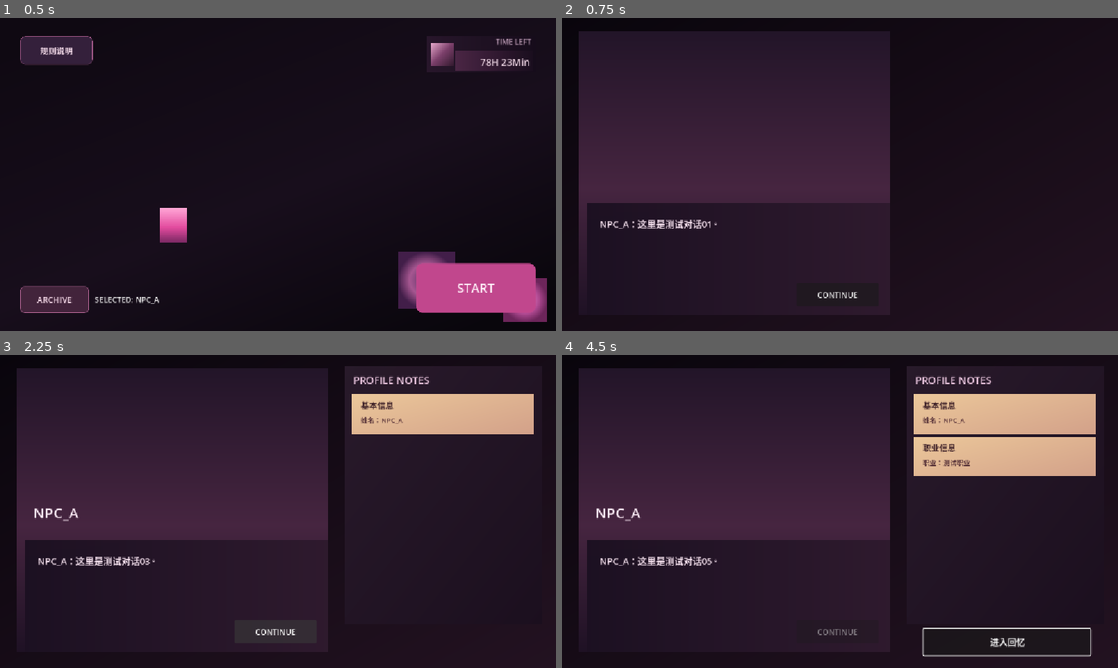
Above: before the commit, frames 1-4 (two rows, left to right).
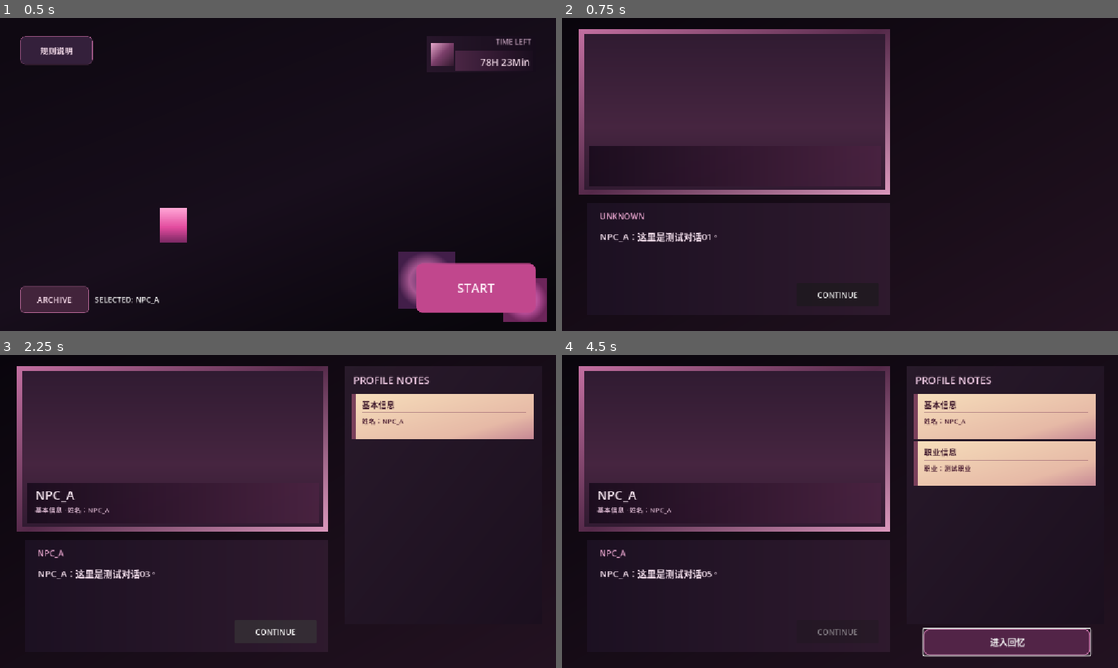
Above: after the commit, the same moments.

Repository: Zhao-hongyi88/Pink_Main_Game
Game: Godot game, scene res://scenes/main/main_menu.tscn
Two runs of this game, one before a commit and one after it. Both use one fixed random seed, a clock stepped at 60 frames per second and the inputs below.
Inputs (mouse positions are in pixels of both pictures, inside the frame that each line leads up to):
- Up to frame 1 (0.5 s): no input
- Up to frame 2 (0.75 s): click "START" at 0.5 s
- Up to frame 3 (2.25 s): click "CONTINUE" at 1.25 s; click "CONTINUE" at 2 s
- Up to frame 4 (4.5 s): click "CONTINUE" at 2.75 s; tap Enter at 3.5 s; move the mouse to (962, 495) at 3.52 s; click (962, 495) at 3.67 s; tap Space at 4.25 s; move the mouse to (728, 527) at 4.27 s; click (728, 527) at 4.42 s

Frame 1 is identical in both runs. In frame 2, 7.1% of the frame differs, in the area x 3-59%, y 3-82%; in frame 3, 11%; in frame 4, 18%, in the area x 3-96%, y 3-97%.

Commit message:
feat(npc): improve npc base interface ui

Diff:
--- a/scenes/npc/npc_base.tscn
+++ b/scenes/npc/npc_base.tscn
@@ -24,6 +24,28 @@
 fill_from = Vector2(0.5, 0)
 fill_to = Vector2(0.5, 1)
 
+[sub_resource type="Gradient" id="Gradient_portrait_frame"]
+offsets = PackedFloat32Array(0, 0.5, 1)
+colors = PackedColorArray(0.776471, 0.443137, 0.639216, 1, 0.329412, 0.160784, 0.286275, 1, 0.87451, 0.607843, 0.752941, 1)
+
+[sub_resource type="GradientTexture2D" id="Texture_portrait_frame"]
+gradient = SubResource("Gradient_portrait_frame")
+width = 640
+height = 360
+fill_from = Vector2(0, 0)
+fill_to = Vector2(1, 1)
+
+[sub_resource type="Gradient" id="Gradient_identity"]
+offsets = PackedFloat32Array(0, 1)
+colors = PackedColorArray(0.101961, 0.0470588, 0.113725, 0.94, 0.286275, 0.133333, 0.25098, 0.94)
+
+[sub_resource type="GradientTexture2D" id="Texture_identity"]
+gradient = SubResource("Gradient_identity")
+width = 560
+height = 100
+fill_from = Vector2(0, 0.5)
+fill_to = Vector2(1, 0.5)
+
 [sub_resource type="Gradient" id="Gradient_dialogue"]
 offsets = PackedFloat32Array(0, 1)
 colors = PackedColorArray(0.105882, 0.0627451, 0.129412, 0.98, 0.184314, 0.101961, 0.180392, 0.98)
@@ -46,6 +68,54 @@
 fill_from = Vector2(0, 0)
 fill_to = Vector2(1, 1)
 
+[sub_resource type="StyleBoxFlat" id="StyleBox_memory_normal"]
+bg_color = Color(0.329412, 0.145098, 0.286275, 0.96)
+border_width_left = 2
+border_width_top = 2
+border_width_right = 2
+border_width_bottom = 2
+border_color = Color(0.815686, 0.478431, 0.694118, 0.9)
+corner_radius_top_left = 12
+corner_radius_top_right = 12
+corner_radius_bottom_right = 12
+corner_radius_bottom_left = 12
+
+[sub_resource type="StyleBoxFlat" id="StyleBox_memory_hover"]
+bg_color = Color(0.517647, 0.235294, 0.427451, 1)
+border_width_left = 2
+border_width_top = 2
+border_width_right = 2
+border_width_bottom = 2
+border_color = Color(1, 0.701961, 0.85098, 1)
+corner_radius_top_left = 12
+corner_radius_top_right = 12
+corner_radius_bottom_right = 12
+corner_radius_bottom_left = 12
+
+[sub_resource type="StyleBoxFlat" id="StyleBox_memory_pressed"]
+bg_color = Color(0.223529, 0.0862745, 0.188235, 1)
+border_width_left = 2
+border_width_top = 2
+border_width_right = 2
+border_width_bottom = 2
+border_color = Color(0.901961, 0.505882, 0.733333, 1)
+corner_radius_top_left = 12
+corner_radius_top_right = 12
+corner_radius_bottom_right = 12
+corner_radius_bottom_left = 12
+
+[sub_resource type="StyleBoxFlat" id="StyleBox_memory_disabled"]
+bg_color = Color(0.160784, 0.12549, 0.160784, 0.75)
+border_width_left = 1
+border_width_top = 1
+border_width_right = 1
+border_width_bottom = 1
+border_color = Color(0.4, 0.337255, 0.396078, 0.65)
+corner_radius_top_left = 12
+corner_radius_top_right = 12
+corner_radius_bottom_right = 12
+corner_radius_bottom_left = 12
+
 [node name="NPCBase" type="Control"]
 layout_mode = 3
 anchors_preset = 15
@@ -67,13 +137,37 @@
 stretch_mode = 6
 mouse_filter = 2
 
-[node name="CharacterArea" type="TextureRect" parent="."]
-unique_name_in_owner = true
+[node name="CharacterDisplay" type="Control" parent="."]
 layout_mode = 1
 anchor_left = 0.03
-anchor_top = 0.04
+anchor_top = 0.035
 anchor_right = 0.59
-anchor_bottom = 0.95
+anchor_bottom = 0.565
+grow_horizontal = 2
+grow_vertical = 2
+
+[node name="PortraitFrame" type="TextureRect" parent="CharacterDisplay"]
+layout_mode = 1
+anchors_preset = 15
+anchor_right = 1.0
+anchor_bottom = 1.0
+grow_horizontal = 2
+grow_vertical = 2
+texture = SubResource("Texture_portrait_frame")
+expand_mode = 1
+stretch_mode = 6
+mouse_filter = 2
+
+[node name="CharacterArea" type="TextureRect" parent="CharacterDisplay"]
+unique_name_in_owner = true
+layout_mode = 1
+anchors_preset = 15
+anchor_right = 1.0
+anchor_bottom = 1.0
+offset_left = 10.0
+offset_top = 10.0
+offset_right = -10.0
+offset_bottom = -10.0
 grow_horizontal = 2
 grow_vertical = 2
 texture = SubResource("Texture_character")
@@ -81,19 +175,63 @@
 stretch_mode = 6
 mouse_filter = 2
 
-[node name="NPCName" type="Label" parent="."]
+[node name="InfoPanel" type="Control" parent="CharacterDisplay"]
+layout_mode = 1
+anchors_preset = 12
+anchor_top = 1.0
+anchor_right = 1.0
+anchor_bottom = 1.0
+offset_left = 20.0
+offset_top = -102.0
+offset_right = -20.0
+offset_bottom = -18.0
+grow_horizontal = 2
+grow_vertical = 0
+
+[node name="InfoBackground" type="TextureRect" parent="CharacterDisplay/InfoPanel"]
+layout_mode = 1
+anchors_preset = 15
+anchor_right = 1.0
+anchor_bottom = 1.0
+grow_horizontal = 2
+grow_vertical = 2
+texture = SubResource("Texture_identity")
+expand_mode = 1
+stretch_mode = 6
+mouse_filter = 2
+
+[node name="NPCName" type="Label" parent="CharacterDisplay/InfoPanel"]
 unique_name_in_owner = true
 visible = false
 layout_mode = 1
-anchor_left = 0.06
-anchor_top = 0.47
-anchor_right = 0.54
-anchor_bottom = 0.56
-grow_horizontal = 2
-grow_vertical = 2
+anchors_preset = 10
+anchor_right = 1.0
+offset_left = 18.0
+offset_top = 8.0
+offset_right = -18.0
+offset_bottom = 44.0
+grow_horizontal = 2
 theme_override_colors/font_color = Color(0.980392, 0.917647, 0.956863, 1)
-theme_override_font_sizes/font_size = 30
+theme_override_font_sizes/font_size = 26
 text = "NPC"
+
+[node name="IdentityLabel" type="Label" parent="CharacterDisplay/InfoPanel"]
+unique_name_in_owner = true
+visible = false
+layout_mode = 1
+anchors_preset = 15
+anchor_right = 1.0
+anchor_bottom = 1.0
+offset_left = 18.0
+offset_top = 45.0
+offset_right = -18.0
+offset_bottom = -8.0
+grow_horizontal = 2
+grow_vertical = 2
+theme_override_colors/font_color = Color(0.819608, 0.686275, 0.780392, 1)
+theme_override_font_sizes/font_size = 14
+text = "IDENTITY LOCKED"
+autowrap_mode = 2
 
 [node name="DialoguePanel" type="Control" parent="."]
 unique_name_in_owner = true
@@ -117,16 +255,36 @@
 stretch_mode = 6
 mouse_filter = 2
 
-[node name="DialogueText" type="Label" parent="DialoguePanel"]
-unique_name_in_owner = true
+[node name="DialogueBox" type="Control" parent="DialoguePanel"]
 layout_mode = 1
 anchors_preset = 15
 anchor_right = 1.0
 anchor_bottom = 1.0
 offset_left = 26.0
-offset_top = 24.0
+offset_top = 16.0
 offset_right = -26.0
-offset_bottom = -82.0
+offset_bottom = -76.0
+grow_horizontal = 2
+grow_vertical = 2
+
+[node name="SpeakerName" type="Label" parent="DialoguePanel/DialogueBox"]
+unique_name_in_owner = true
+layout_mode = 1
+anchors_preset = 10
+anchor_right = 1.0
+offset_bottom = 30.0
+grow_horizontal = 2
+theme_override_colors/font_color = Color(0.917647, 0.654902, 0.815686, 1)
+theme_override_font_sizes/font_size = 17
+text = "UNKNOWN"
+
+[node name="DialogueText" type="Label" parent="DialoguePanel/DialogueBox"]
+unique_name_in_owner = true
+layout_mode = 1
+anchors_preset = 15
+anchor_right = 1.0
+anchor_bottom = 1.0
+offset_top = 34.0
 grow_horizontal = 2
 grow_vertical = 2
 theme_override_colors/font_color = Color(0.956863, 0.878431, 0.929412, 1)
@@ -187,8 +345,7 @@
 theme_override_font_sizes/font_size = 21
 text = "PROFILE NOTES"
 
-[node name="NoteContainer" type="VBoxContainer" parent="NotePanel"]
-unique_name_in_owner = true
+[node name="NoteScroll" type="ScrollContainer" parent="NotePanel"]
 layout_mode = 1
 anchors_preset = 15
 anchor_right = 1.0
@@ -199,6 +356,12 @@
 offset_bottom = -14.0
 grow_horizontal = 2
 grow_vertical = 2
+horizontal_scroll_mode = 0
+
+[node name="NoteContainer" type="VBoxContainer" parent="NotePanel/NoteScroll"]
+unique_name_in_owner = true
+layout_mode = 2
+size_flags_horizontal = 3
 theme_override_constants/separation = 6
 
 [node name="MemoryButton" type="Button" parent="."]
@@ -212,5 +375,12 @@
 grow_horizontal = 2
 grow_vertical = 2
 disabled = true
+theme_override_colors/font_color = Color(1, 0.894118, 0.952941, 1)
+theme_override_colors/font_disabled_color = Color(0.552941, 0.505882, 0.552941, 1)
+theme_override_colors/font_hover_color = Color(1, 0.960784, 0.984314, 1)
 theme_override_font_sizes/font_size = 18
+theme_override_styles/normal = SubResource("StyleBox_memory_normal")
+theme_override_styles/hover = SubResource("StyleBox_memory_hover")
+theme_override_styles/pressed = SubResource("StyleBox_memory_pressed")
+theme_override_styles/disabled = SubResource("StyleBox_memory_disabled")
 text = "进入回忆"
--- /dev/null
+++ b/scenes/ui/npc/note_card.tscn
@@ -0,0 +1,86 @@
+[gd_scene load_steps=4 format=3]
+
+[ext_resource type="Script" path="res://scripts/npc/note_item.gd" id="1_script"]
+
+[sub_resource type="Gradient" id="Gradient_note_card_placeholder"]
+offsets = PackedFloat32Array(0, 0.72, 1)
+colors = PackedColorArray(0.968627, 0.878431, 0.737255, 1, 0.901961, 0.72549, 0.65098, 1, 0.756863, 0.505882, 0.572549, 1)
+
+[sub_resource type="GradientTexture2D" id="Texture_note_card_placeholder"]
+gradient = SubResource("Gradient_note_card_placeholder")
+width = 384
+height = 112
+fill_from = Vector2(0, 0)
+fill_to = Vector2(1, 1)
+
+[node name="NoteItem" type="Control"]
+custom_minimum_size = Vector2(0, 92)
+layout_mode = 3
+anchors_preset = 10
+anchor_right = 1.0
+grow_horizontal = 2
+script = ExtResource("1_script")
+
+[node name="NoteBackground" type="TextureRect" parent="."]
+layout_mode = 1
+anchors_preset = 15
+anchor_right = 1.0
+anchor_bottom = 1.0
+grow_horizontal = 2
+grow_vertical = 2
+texture = SubResource("Texture_note_card_placeholder")
+expand_mode = 1
+stretch_mode = 6
+mouse_filter = 2
+
+[node name="AccentStrip" type="ColorRect" parent="."]
+layout_mode = 1
+anchors_preset = 9
+anchor_bottom = 1.0
+offset_right = 7.0
+grow_vertical = 2
+mouse_filter = 2
+color = Color(0.431373, 0.192157, 0.321569, 0.9)
+
+[node name="NoteHeader" type="Label" parent="."]
+unique_name_in_owner = true
+layout_mode = 1
+anchors_preset = 10
+anchor_right = 1.0
+offset_left = 20.0
+offset_top = 9.0
+offset_right = -16.0
+offset_bottom = 36.0
+grow_horizontal = 2
+theme_override_colors/font_color = Color(0.25098, 0.101961, 0.172549, 1)
+theme_override_font_sizes/font_size = 17
+text = "Note Header"
+
+[node name="Divider" type="ColorRect" parent="."]
+layout_mode = 1
+anchors_preset = 10
+anchor_right = 1.0
+offset_left = 20.0
+offset_top = 38.0
+offset_right = -16.0
+offset_bottom = 40.0
+grow_horizontal = 2
+mouse_filter = 2
+color = Color(0.431373, 0.192157, 0.321569, 0.45)
+
+[node name="NoteContent" type="Label" parent="."]
+unique_name_in_owner = true
+layout_mode = 1
+anchors_preset = 15
+anchor_right = 1.0
+anchor_bottom = 1.0
+offset_left = 20.0
+offset_top = 44.0
+offset_right = -16.0
+offset_bottom = -8.0
+grow_horizontal = 2
+grow_vertical = 2
+theme_override_colors/font_color = Color(0.321569, 0.141176, 0.211765, 1)
+theme_override_font_sizes/font_size = 14
+text = "Note content"
+autowrap_mode = 2
--- a/scripts/npc/npc_base.gd
+++ b/scripts/npc/npc_base.gd
@@ -3,13 +3,15 @@
 
 ## 公共 NPC 页面。静态内容来自 NPCData，运行时状态来自 GameState 中的 NPCProgress。
 
-const NOTE_ITEM_SCENE: PackedScene = preload("res://scenes/npc/note_item.tscn")
+const NOTE_ITEM_SCENE: PackedScene = preload("res://scenes/ui/npc/note_card.tscn")
 
 @export_file("*.json") var npc_data_path := ""
 
 @onready var character_area: TextureRect = %CharacterArea
 @onready var npc_name: Label = %NPCName
+@onready var identity_label: Label = %IdentityLabel
 @onready var dialogue_panel: Control = %DialoguePanel
+@onready var speaker_name: Label = %SpeakerName
 @onready var dialogue_text: Label = %DialogueText
 @onready var continue_button: Button = %ContinueButton
 @onready var note_panel: Control = %NotePanel
@@ -99,7 +101,23 @@
 	_name_unlock_key = npc_data.name_unlock_key
 	memory_scene_path = npc_data.memory_scene
 	_note_data = npc_data.notes.duplicate(true)
+	identity_label.text = _get_identity_display_text()
+	speaker_name.text = "UNKNOWN"
 	return _apply_portrait(npc_data.portrait)
+
+
+func _get_identity_display_text() -> String:
+	for note: Dictionary in _note_data:
+		if StringName(str(note.get("key", "")).strip_edges()) != _name_unlock_key:
+			continue
+		var header := str(note.get("header", "")).strip_edges()
+		var content := str(note.get("content", "")).strip_edges()
+		if header.is_empty():
+			return content
+		if content.is_empty():
+			return header
+		return "%s · %s" % [header, content]
+	return npc_data.display_name
 
 
 func _apply_portrait(portrait_path: String) -> bool:
@@ -160,6 +178,8 @@
 	character_area.show()
 	dialogue_panel.show()
 	npc_name.hide()
+	identity_label.hide()
+	speaker_name.text = "UNKNOWN"
 	note_panel.hide()
 	for note_item in _note_items:
 		note_item.hide()
@@ -194,7 +214,13 @@
 	if not _name_unlock_key.is_empty() and bool(
 		npc_progress.unlocked_keys.get(String(_name_unlock_key), false)
 	):
-		npc_name.show()
+		_show_identity_info()
+
+
+func _show_identity_info() -> void:
+	npc_name.show()
+	identity_label.show()
+	speaker_name.text = npc_data.display_name
 
 
 func _show_note_item(note_key: String, order_index: int) -> void:
@@ -226,7 +252,7 @@
 	else:
 		push_warning("NPCBase: 合法 key 没有对应 NoteItem，跳过 UI：%s" % unlocked_key)
 	if StringName(unlocked_key) == _name_unlock_key:
-		npc_name.show()
+		_show_identity_info()
 	return true
 
 
@@ -266,6 +292,8 @@
 func _show_load_error() -> void:
 	npc_name.text = "NPC DATA ERROR"
 	npc_name.hide()
+	identity_label.hide()
+	speaker_name.text = "UNKNOWN"
 	dialogue_text.text = "无法读取 NPC 数据。"
 	continue_button.disabled = true
 	note_panel.hide()
--- a/tests/npc_base_smoke_test.gd
+++ b/tests/npc_base_smoke_test.gd
@@ -49,6 +49,8 @@
 		assert(returned_npc.get_node("%MemoryButton").visible)
 		assert(not returned_npc.get_node("%MemoryButton").disabled)
 		assert(returned_npc.get_node("%NPCName").visible)
+		assert(returned_npc.get_node("%IdentityLabel").visible)
+		assert(returned_npc.get_node("%SpeakerName").text == returned_npc.npc_data.display_name)
 		assert(returned_npc.get_node("%NotePanel").visible)
 		assert(returned_npc.npc_progress.revealed_note_keys == ["basic_info", "work_info"])
 		var note_container: VBoxContainer = returned_npc.get_node("%NoteContainer")
@@ -108,6 +110,7 @@
 	var npc_base_source := FileAccess.get_file_as_string("res://scripts/npc/npc_base.gd")
 	assert(npc_base_source.find("npc_a.json") == -1)
 	assert(npc_base_source.find("NPC_A") == -1)
+	assert(npc_base_source.find("res://scenes/ui/npc/note_card.tscn") != -1)
 
 	var npc_scene: PackedScene = load(NPC_SCENE_PATH)
 	var npc_base := npc_scene.instantiate()
@@ -116,6 +119,8 @@
 	await get_tree().process_frame
 
 	var npc_name: Label = npc_base.get_node("%NPCName")
+	var identity_label: Label = npc_base.get_node("%IdentityLabel")
+	var speaker_name: Label = npc_base.get_node("%SpeakerName")
 	var dialogue_text: Label = npc_base.get_node("%DialogueText")
 	var continue_button: Button = npc_base.get_node("%ContinueButton")
 	var note_panel: Control = npc_base.get_node("%NotePanel")
@@ -136,12 +141,29 @@
 	assert(npc_base.revealed_note_count == 0)
 	assert(npc_base.npc_progress.revealed_note_keys.is_empty())
 	assert(not npc_name.visible)
+	assert(not identity_label.visible)
+	assert(speaker_name.text == "UNKNOWN")
 	assert(not note_panel.visible)
 	assert(not continue_button.disabled)
 	assert(not memory_button.visible)
 	assert(memory_button.disabled)
 	assert(note_container.get_child_count() == expected_notes.size())
 	assert(npc_base.get_node("%CharacterArea").texture != null)
+	var portrait_frame := npc_base.get_node("CharacterDisplay/PortraitFrame") as TextureRect
+	assert(portrait_frame != null)
+	assert(portrait_frame.texture != null)
+	assert(portrait_frame.mouse_filter == Control.MOUSE_FILTER_IGNORE)
+	assert(npc_base.get_node("%CharacterArea").get_parent().name == "CharacterDisplay")
+	assert(npc_base.get_node("%DialogueText").get_parent().name == "DialogueBox")
+	assert(npc_base.get_node("%SpeakerName").get_parent().name == "DialogueBox")
+	assert(npc_base.get_node("%NoteContainer").get_parent() is ScrollContainer)
+	var expected_identity_note: Dictionary = expected_notes.filter(
+		func(note: Dictionary) -> bool: return note["key"] == expected_data["name_unlock_key"]
+	)[0]
+	assert(identity_label.text.contains(expected_identity_note["header"]))
+	assert(identity_label.text.contains(expected_identity_note["content"]))
+	for style_name: StringName in [&"normal", &"hover", &"pressed", &"disabled"]:
+		assert(memory_button.get_theme_stylebox(style_name) != null)
 
 	var expected_note_keys: Array[String] = []
 	for note_data: Dictionary in expected_notes:
@@ -177,6 +199,8 @@
 	assert(final_unlock_progress.revealed_note_keys == ["basic_info"])
 	assert(final_unlock_npc._note_items_by_key["basic_info"].visible)
 	assert(final_unlock_npc.get_node("%NPCName").visible)
+	assert(final_unlock_npc.get_node("%IdentityLabel").visible)
+	assert(final_unlock_npc.get_node("%SpeakerName").text == formal_data.display_name)
 	assert(final_unlock_npc.get_node("%NotePanel").visible)
 	assert(final_unlock_npc.memory_ready)
 	assert(final_continue_button.disabled)
@@ -216,6 +240,8 @@
 	assert(npc_base.npc_progress.revealed_note_keys == ["basic_info"])
 	assert(npc_base.revealed_note_count == 1)
 	assert(npc_base.get_node("%NPCName").visible)
+	assert(npc_base.get_node("%IdentityLabel").visible)
+	assert(npc_base.get_node("%SpeakerName").text == formal_data.display_name)
 	assert(npc_base.get_node("%NotePanel").visible)
 	assert(not npc_base.unlock_info("basic_info"))
 	continue_button.pressed.emit()
@@ -245,6 +271,8 @@
 	assert(not npc_base.dialogue_completed)
 	assert(not continue_button.disabled)
 	assert(npc_base.get_node("%NPCName").visible)
+	assert(npc_base.get_node("%IdentityLabel").visible)
+	assert(npc_base.get_node("%SpeakerName").text == formal_data.display_name)
 	assert(npc_base.get_node("%NotePanel").visible)
 	assert(not npc_base.get_node("%MemoryButton").visible)
 	assert(npc_base.npc_progress.unlocked_keys == unlocked_before_restore)
Not shown: 1 places in scenes/npc/npc_base.tscn that only renumber resources
